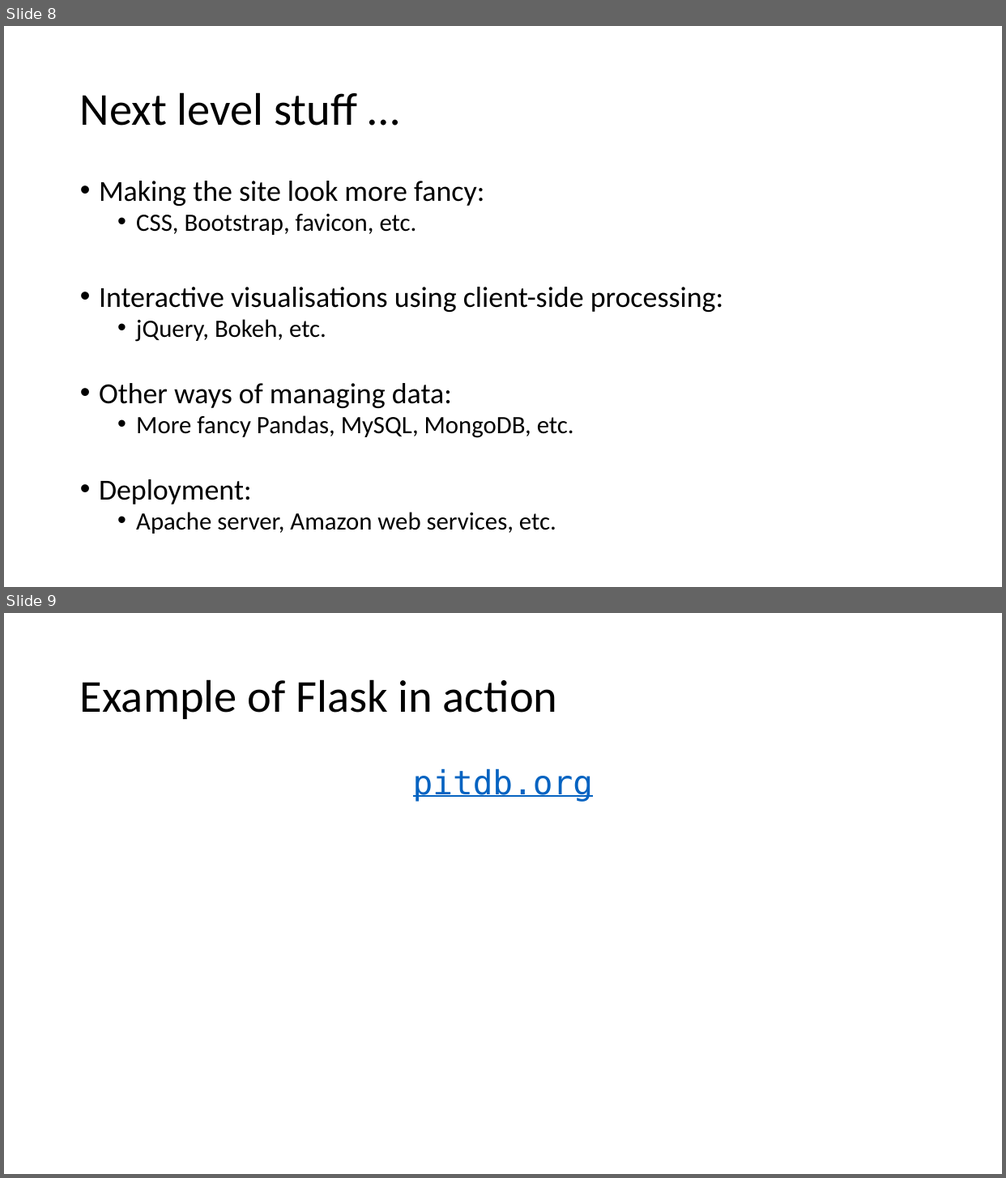
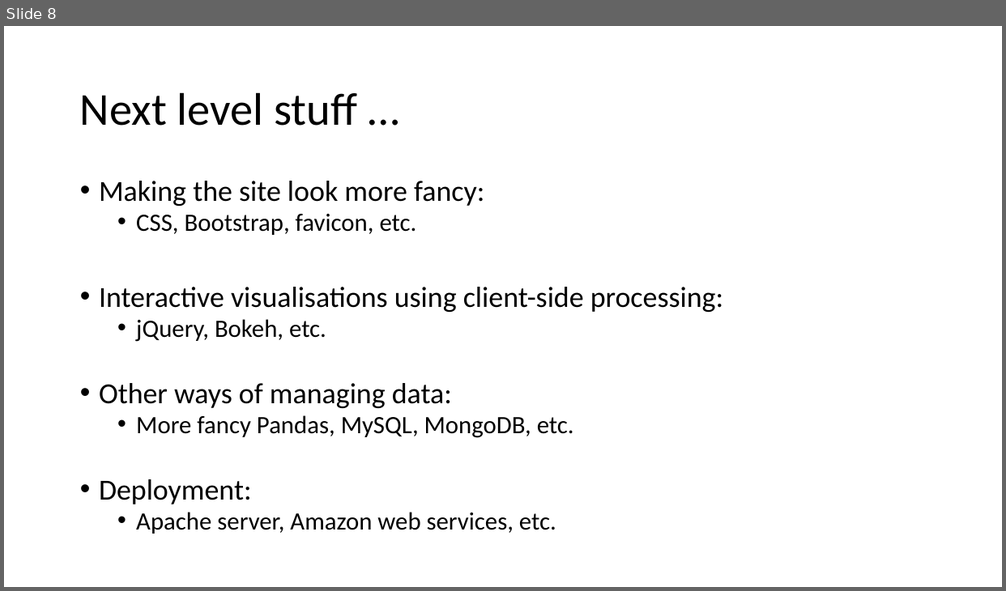
Before and after one commit to conradbessant/webintro, a slide deck: explanation.pptx. Shown one above the other, each under a label of ours: slides 8 and 9 before the commit, slide 8 after it. The pictures are 1006x1178 and 1006x591 pixels, drawn with LibreOffice and Linux fonts; fonts in the diff are those of the drawing. Boxes give left, top, right and bottom in pixels: in the first picture for what was removed or moved away, otherwise in the second. Text is boxed around its words. In the diff, an @@ line names an element or a change of style, - is before the commit and + after.

```diff
--- a/explanation.pptx
+++ b/explanation.pptx
@@ slide 9 removed at <box>4,613,1002,1174</box>, background #FFFFFF @@
@@ title removed at <box>80,679,558,719</box> @@
-Example of Flask in action
@@ text removed at <box>413,769,594,802</box> @@
-pitdb.org
```
Also in this commit, not shown: 4 slides changed.
